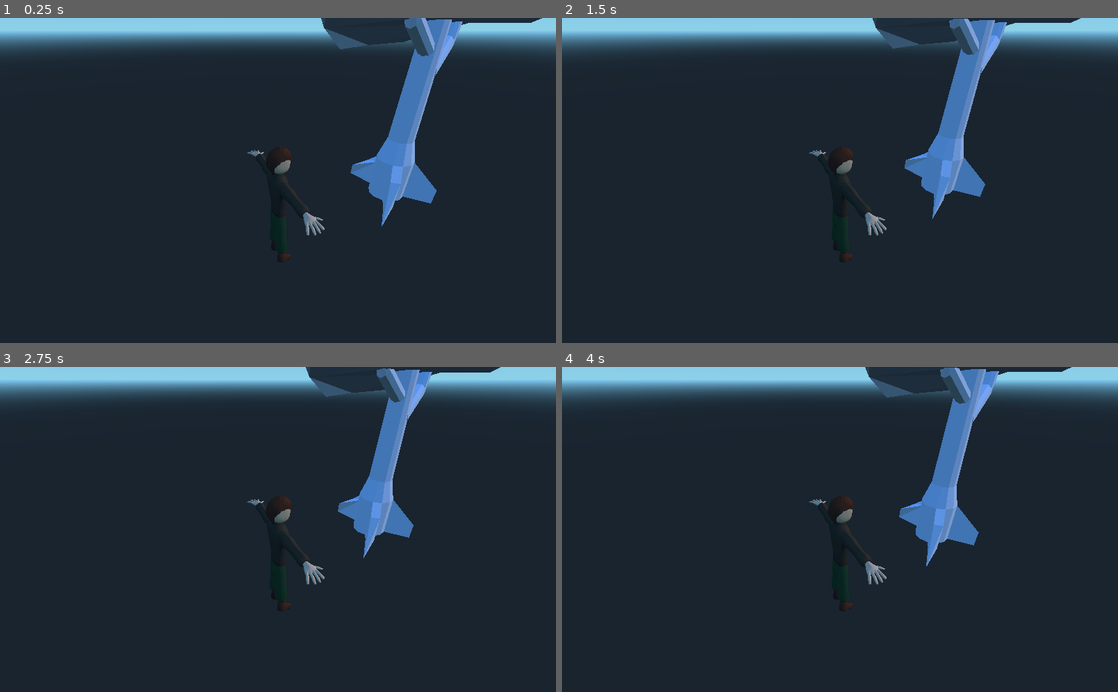
Above: before the commit, frames 1-4 (two rows, left to right).
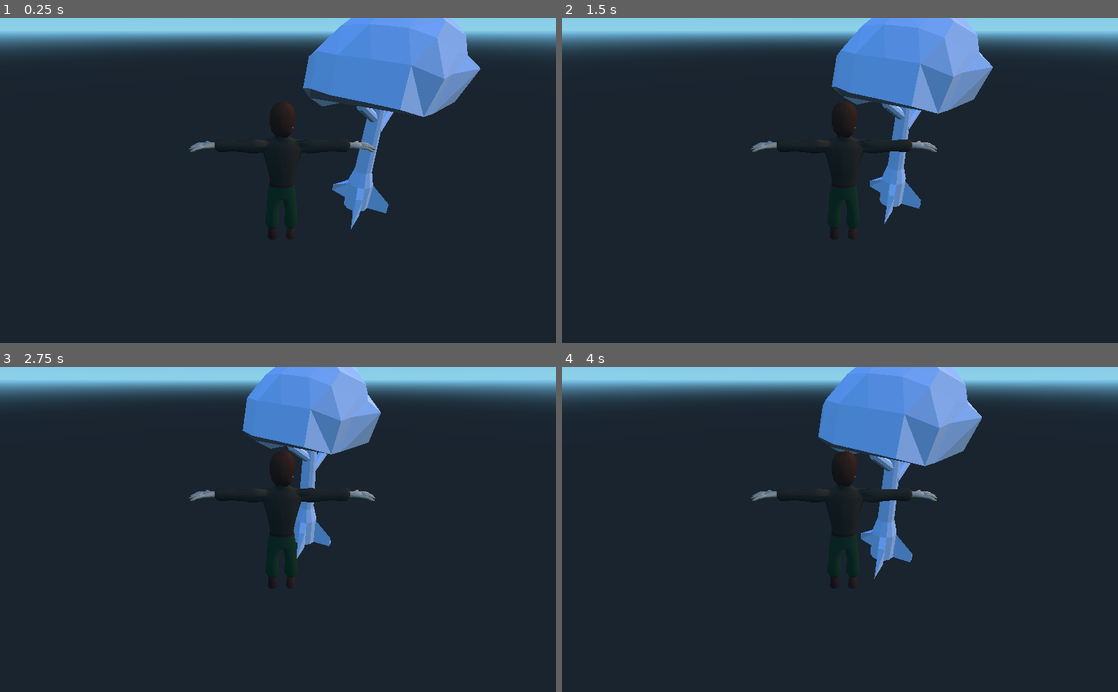
Above: after the commit, the same moments.

Repository: orsonbraines/RPGCityBuilder
Game: Godot game, scene res://World.tscn
The game is run twice, just before and just after one commit, with the same random seed, the same clock (stepped at 60 frames per second) and the same inputs.
Inputs:
- Up to frame 1 (0.25 s): no input
- Up to frame 2 (1.5 s): tap Enter at 0.5 s; hold D 0.53-1.28 s; hold S from 1.28 s (still down)
- Up to frame 3 (2.75 s): release S at 2.03 s; hold D from 2.03 s (still down)
- Up to frame 4 (4 s): release D at 2.78 s; hold W 2.78-3.53 s; hold A from 3.53 s (still down)

The runs differ from the first frame. In frame 1, 11% of the frame differs, in the area x 34-98%, y 0-75%; in frame 2, 11%; in frame 3, 11%; in frame 4, 12%, in the area x 34-92%, y 0-75%.

Commit message:
add collision + player can now rotate with camera

Diff:
--- /dev/null
+++ b/Godot/KinematicBody.gd
@@ -0,0 +1,28 @@
+extends KinematicBody
+
+# class member variables go here, for example:
+# var a = 2
+# var b = "textvar"
+
+func _ready():
+	# Called when the node is added to the scene for the first time.
+	# Initialization here
+	pass
+
+func _physics_process(delta):
+	var motion = Vector3()
+	var scale_coef = delta * 3
+	if Input.is_key_pressed(KEY_D):
+		motion += scale_coef * transform.basis.z
+	if Input.is_key_pressed(KEY_A):
+		motion -= scale_coef * transform.basis.z
+	if Input.is_key_pressed(KEY_S):
+		motion -= scale_coef * transform.basis.x
+	if Input.is_key_pressed(KEY_W):
+		motion += scale_coef * transform.basis.x
+	move_and_collide(motion)
+
+#func _process(delta):
+#	# Called every frame. Delta is time since last frame.
+#	# Update game logic here.
+#	pass
--- a/Godot/World.gd
+++ b/Godot/World.gd
@@ -5,7 +5,7 @@
 # var b = "textvar"
 var theta = 1
 var phi = 0
-var r = 10
+var r = 15
 var maxTheta = 2
 var minTheta = 0.2
 
@@ -17,9 +17,8 @@
 func _process(delta):
 	# Called every frame. Delta is time since last frame.
 	# Update game logic here.
-	var character = get_node("Spatial")
+	var character = get_node("KinematicBody")
 	var cam = get_node("Camera")
-	#character.translate(Vector3(0.01,0,0))
 	if Input.is_key_pressed(KEY_RIGHT):
 		phi -= delta
 
@@ -34,14 +33,6 @@
 		if theta < minTheta:
 			theta = minTheta
 
-	if Input.is_key_pressed(KEY_D):
-		character.translate(-delta * character.transform.basis.x)
-	if Input.is_key_pressed(KEY_A):
-		character.translate(delta * character.transform.basis.x)
-	if Input.is_key_pressed(KEY_S):
-		character.translate(-delta * character.transform.basis.z)
-	if Input.is_key_pressed(KEY_W):
-		character.translate(delta * character.transform.basis.z)
-
-	cam.translation = character.translation + r*Vector3(sin(theta)*cos(phi),cos(theta),sin(theta)*sin(phi))
-	cam.look_at(character.translation, Vector3(0,1,0))
+	character.rotation = Vector3(0,-phi + PI,0)
+	cam.translation = character.translation + Vector3(0,5,0) + r*Vector3(sin(theta)*cos(phi),cos(theta),sin(theta)*sin(phi))
+	cam.look_at(character.translation  + Vector3(0,5,0) , Vector3(0,1,0))
--- a/Godot/World.tscn
+++ b/Godot/World.tscn
@@ -1,8 +1,17 @@
-[gd_scene load_steps=4 format=2]
+[gd_scene load_steps=7 format=2]
 
 [ext_resource path="res://World.gd" type="Script" id=1]
 [ext_resource path="res://basetree1.escn" type="PackedScene" id=2]
-[ext_resource path="res://RPGcharicter1pcs.escn" type="PackedScene" id=3]
+[ext_resource path="res://KinematicBody.gd" type="Script" id=3]
+[ext_resource path="res://RPGcharicter1pcs.escn" type="PackedScene" id=4]
+
+[sub_resource type="BoxShape" id=1]
+
+extents = Vector3( 1, 6.19236, 1 )
+
+[sub_resource type="BoxShape" id=2]
+
+extents = Vector3( 1.22985, 5.65878, 2.10833 )
 
 [node name="Spatial" type="Spatial" index="0"]
 
@@ -11,6 +20,24 @@
 [node name="Scene Root" parent="." index="0" instance=ExtResource( 2 )]
 
 transform = Transform( 1, 0, 0, 0, 1, 0, 0, 0, 1, -9, 1.27095, -1 )
+_sections_unfolded = [ "Transform" ]
+
+[node name="StaticBody" type="StaticBody" parent="Scene Root" index="4"]
+
+input_ray_pickable = true
+input_capture_on_drag = false
+collision_layer = 1
+collision_mask = 1
+friction = 1.0
+bounce = 0.0
+constant_linear_velocity = Vector3( 0, 0, 0 )
+constant_angular_velocity = Vector3( 0, 0, 0 )
+
+[node name="CollisionShape" type="CollisionShape" parent="Scene Root/StaticBody" index="0"]
+
+transform = Transform( 1, 0, 0, 0, 1, 0, 0, 0, 1, 0, 5.07645, 0 )
+shape = SubResource( 1 )
+disabled = false
 
 [node name="Camera" type="Camera" parent="." index="1"]
 
@@ -28,12 +55,30 @@
 near = 0.05
 far = 100.0
 
-[node name="Spatial" type="Spatial" parent="." index="2"]
+[node name="KinematicBody" type="KinematicBody" parent="." index="2"]
 
-transform = Transform( -0.397728, 0, 0.917503, 0, 1, 0, -0.917503, 0, -0.397728, -5.52863, 3.34039, 5.71454 )
+transform = Transform( 1, 0, 0, 0, 1, 0, 0, 0, 1, -5.53352, 0.00367022, 5.82635 )
+input_ray_pickable = true
+input_capture_on_drag = false
+collision_layer = 1
+collision_mask = 1
+axis_lock_linear_x = false
+axis_lock_linear_y = false
+axis_lock_linear_z = false
+axis_lock_angular_x = false
+axis_lock_angular_y = false
+axis_lock_angular_z = false
+collision/safe_margin = 0.001
+script = ExtResource( 3 )
 _sections_unfolded = [ "Transform" ]
 
-[node name="Scene Root2" parent="Spatial" index="0" instance=ExtResource( 3 )]
+[node name="CollisionShape" type="CollisionShape" parent="KinematicBody" index="0"]
 
-transform = Transform( 0.611979, 0, 0, 0, 0.611979, 0, 0, 0, 0.611979, 0, -4.47569, 0 )
+transform = Transform( 1, 0, 0, 0, 1, 0, 0, 0, 1, 0.431362, 4.55624, 0.700593 )
+shape = SubResource( 2 )
+disabled = false
+
+[node name="Scene Root2" parent="KinematicBody" index="1" instance=ExtResource( 4 )]
+
+transform = Transform( 1, 0, 0, 0, 1, 0, 0, 0, 1, -2.38419e-07, 0, 4.76837e-07 )
 _sections_unfolded = [ "Pause", "Transform" ]
--- a/Godot/WorldEnvironment.tscn
+++ /dev/null
@@ -1,53 +0,0 @@
-[gd_scene load_steps=8 format=2]
-
-[ext_resource path="res://default_env.tres" type="Environment" id=1]
-[ext_resource path="res://mining_rock1.escn" type="PackedScene" id=2]
-[ext_resource path="res://bearproto.escn" type="PackedScene" id=3]
-[ext_resource path="res://basetree1.escn" type="PackedScene" id=4]
-[ext_resource path="res://base_grain2.escn" type="PackedScene" id=5]
-[ext_resource path="res://RPGcharicter1pcs.escn" type="PackedScene" id=6]
-[ext_resource path="res://house.escn" type="PackedScene" id=7]
-
-[node name="WorldEnvironment" type="WorldEnvironment"]
-
-environment = ExtResource( 1 )
-
-[node name="Scene Root" parent="." index="0" instance=ExtResource( 2 )]
-
-transform = Transform( 0.887436, 0.0589662, 0.457144, -0.0428816, 0.998044, -0.0454916, -0.458932, 0.0207679, 0.888229, 0.327612, 0.133015, -3.03646 )
-
-[node name="Scene Root" parent="Scene Root" index="1" instance=ExtResource( 3 )]
-
-transform = Transform( 0.999999, -1.67638e-08, -2.98023e-08, -2.42144e-08, 1, 1.86265e-09, -1.19209e-07, -2.98023e-08, 0.999999, 7.51466, -0.563721, -1.97299 )
-
-[node name="Scene Root2" parent="." index="1" instance=ExtResource( 4 )]
-
-transform = Transform( 1, 0, 0, 0, 1, 0, 0, 0, 1, 0, -3, 4 )
-
-[node name="Scene Root" parent="Scene Root2" index="4" instance=ExtResource( 5 )]
-
-transform = Transform( 0.5, 0, 0, 0, 0.5, 0, 0, 0, 0.5, -2, 3, -8 )
-
-[node name="Scene Root3" parent="." index="2" instance=ExtResource( 6 )]
-
-transform = Transform( 0.7, 0, 0, 0, 0.7, 0, 0, 0, 0.7, 0.434902, -1.85337, -3.98192 )
-
-[node name="Scene Root" parent="Scene Root3" index="1" instance=ExtResource( 7 )]
-
-transform = Transform( 1, 0, 0, 0, 1, 0, 0, 0, 1, 12.2145, 2.79352, 11.6974 )
-
-[node name="Camera" type="Camera" parent="." index="3"]
-
-transform = Transform( -0.999075, 0, -0.0429978, 0, 1, 0, 0.0429978, 0, -0.999075, 0.114715, 2.68945, -15.9661 )
-keep_aspect = 1
-cull_mask = 1048575
-environment = null
-h_offset = 0.0
-v_offset = 0.0
-doppler_tracking = 0
-projection = 0
-current = false
-fov = 70.0
-size = 1.0
-near = 0.05
-far = 100.0
